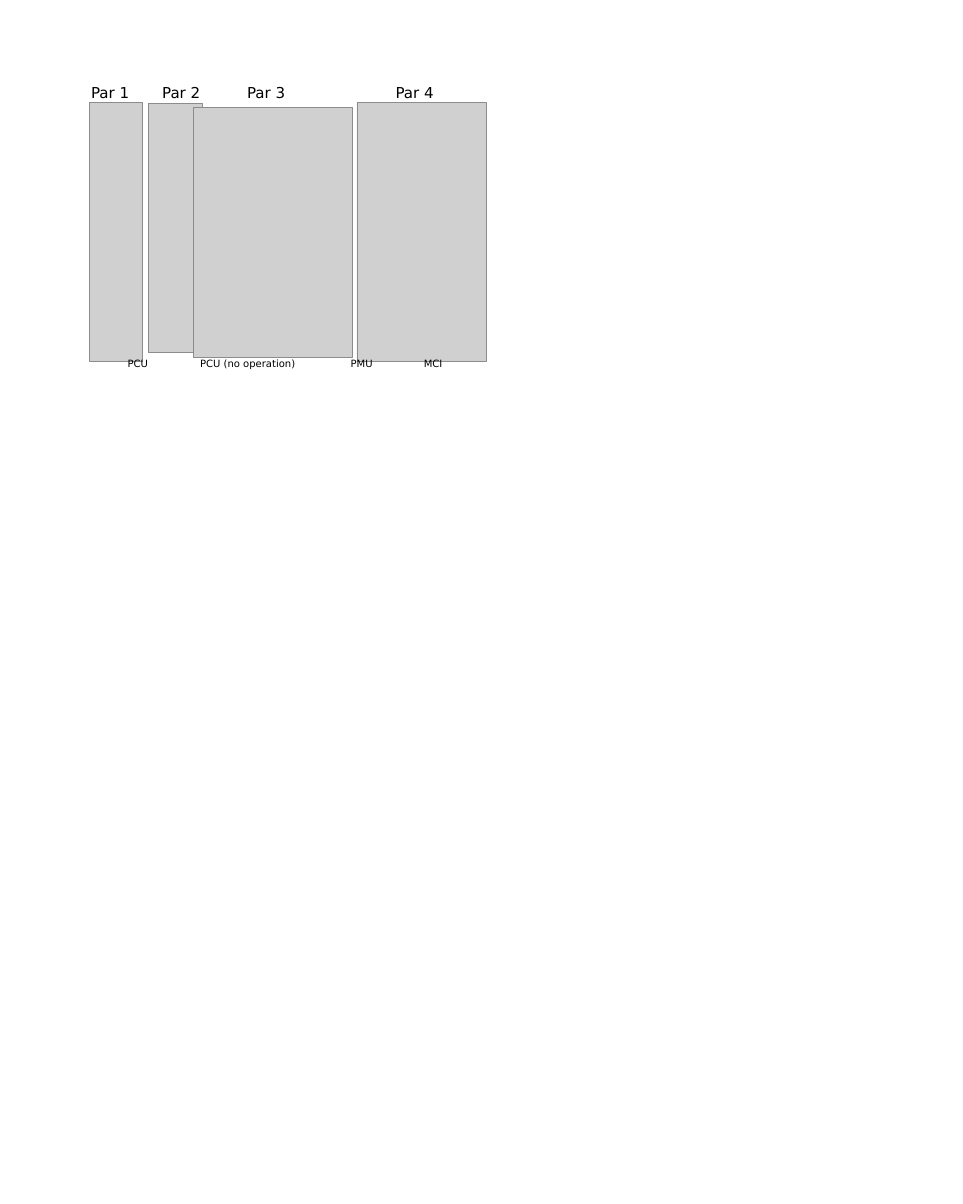
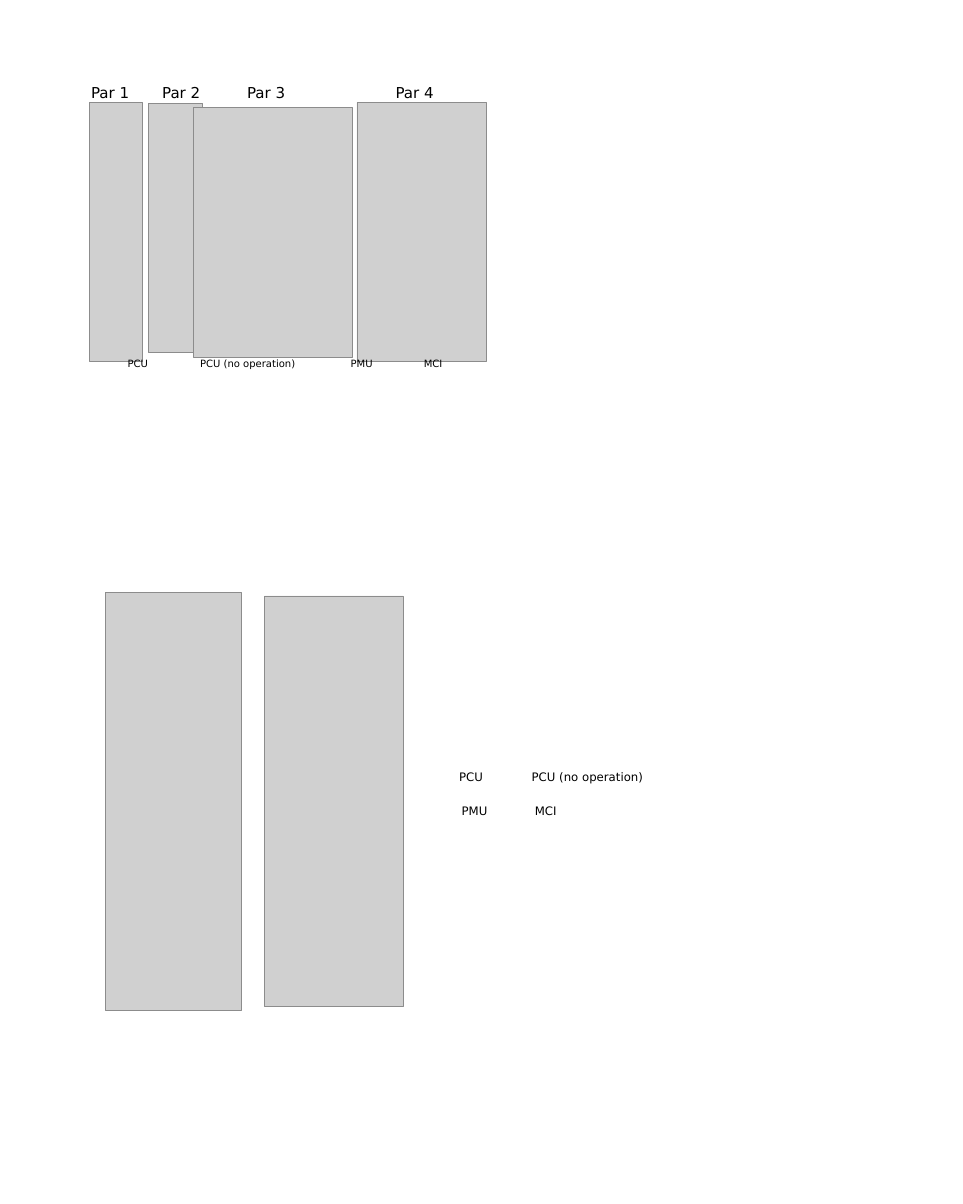
Before and after one commit to yaqiz01/dissertation, a slide deck: slide 4 of figs/figs.pptx (slide 3 before the commit). Drawn at 963x1204 pixels with LibreOffice and Linux fonts; fonts in the diff are those of the drawing; grey boxes stand for pictures; background and template pictures are left out. Boxes give left, top, right and bottom in pixels: in the first picture for what was removed or moved away, otherwise in the second. Text is boxed around its words. In the diff, an @@ line names an element or a change of style, - is before the commit and + after.

```diff
--- a/figs/figs.pptx
+++ b/figs/figs.pptx
@@ picture added at box(106, 592, 241, 1010) @@
@@ picture added at box(265, 596, 403, 1006) @@
@@ text added at box(459, 772, 483, 781), 14 pt, text #000000 @@
+PCU
@@ text added at box(532, 772, 643, 784), 14 pt, text #000000 @@
+PCU (no operation)
@@ text added at box(462, 806, 488, 815), 14 pt, text #000000 @@
+PMU
@@ text added at box(535, 806, 557, 815), 14 pt, text #000000 @@
+MCI
```
Also in this commit, not shown: 1 other slide changed, 1 slide added, 12 other files.
